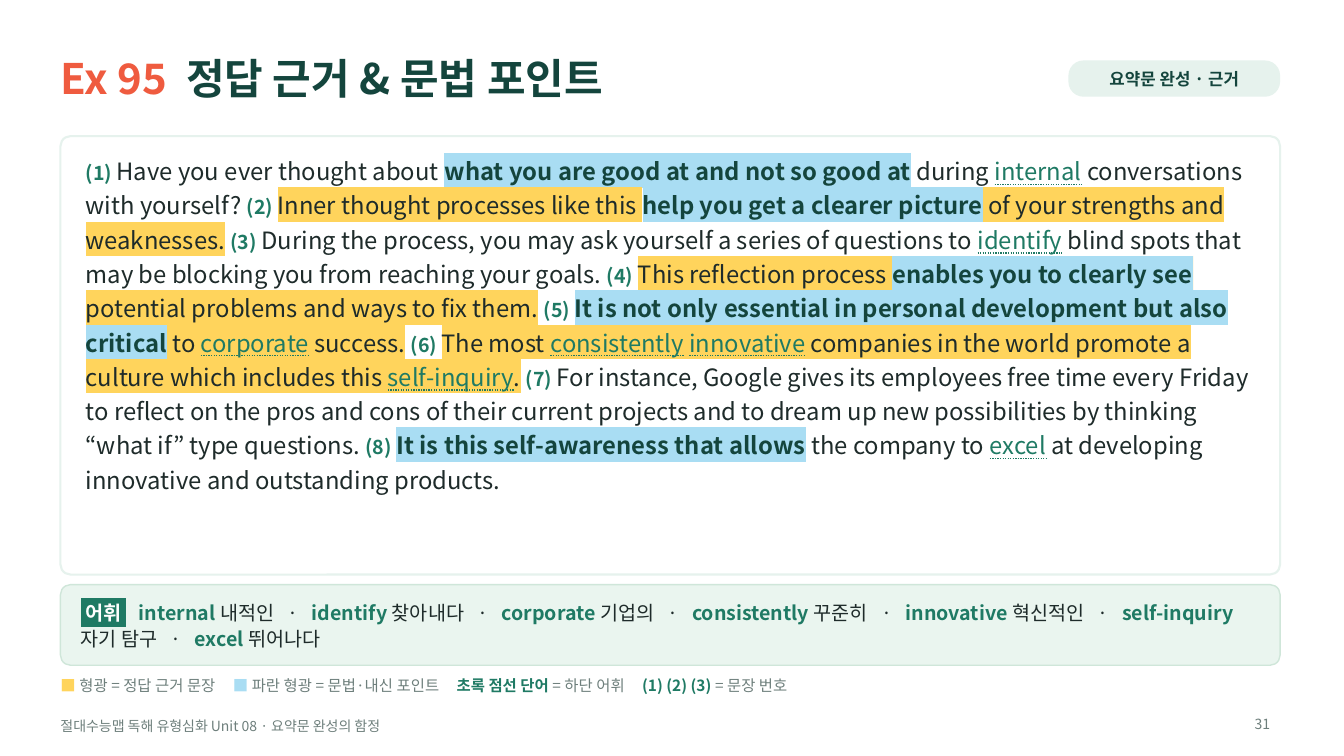
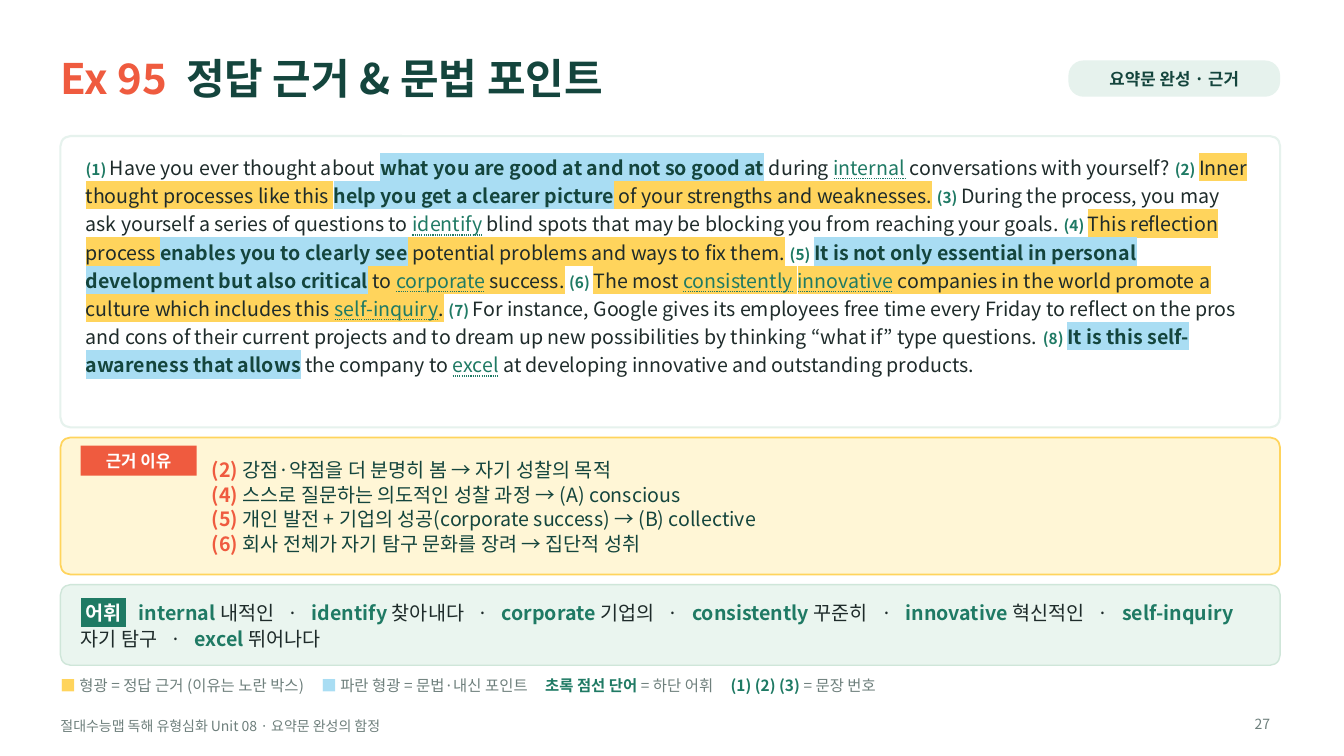
Before and after one commit to HUFSDavid/HUFSDavid, a slide deck: slide 27 of 절대수능맵_독해유형심화_Unit08_수업PPT.pptx (slide 31 before the commit). Drawn at 1344x756 pixels with LibreOffice and Linux fonts; fonts in the diff are those of the drawing. Boxes give left, top, right and bottom in pixels: in the first picture for what was removed or moved away, otherwise in the second. Text is boxed around its words. In the diff, an @@ line names an element or a change of style, - is before the commit and + after.

```diff
--- a/절대수능맵_독해유형심화_Unit08_수업PPT.pptx
+++ b/절대수능맵_독해유형심화_Unit08_수업PPT.pptx
@@ rounded rectangle: place and size @@
-rounded rectangle at [60,136,1280,575]
+rounded rectangle at [60,136,1280,427]
@@ rounded rectangle at [60,136,1280,427]: proportions changed @@
@@ text "(1) Have you ever thought ..." at [86,155,1247,377]: size 14 to 11 pt in "(1) (2) (3) (4) (5) (6) (7) ..."; size 17 to 14 pt @@
@@ rounded rectangle added at [60,438,1280,575], fill #FFF6D6, outline #FFD45C 1.25 pt @@
@@ rectangle added at [81,446,197,476], fill #EF5B3F, 12 pt, text #FFFFFF, bold @@
+근거 이유
@@ text added at [212,460,756,555], 14 pt, text #14453D @@
+(2) 강점·약점을 더 분명히 봄 → 자기 성찰의 목적
+(4) 스스로 질문하는 의도적인 성찰 과정 → (A) conscious
+(5) 개인 발전 + 기업의 성공(corporate success) → (B) collective
+(6) 회사 전체가 자기 탐구 문화를 장려 → 집단적 성취
@@ text at [79,678,875,694]: text changed @@
-■ 형광 = 정답 근거 문장 ■ 파란 형광 = 문법·내신 포인트 초록 점선 단어 = 하단 어휘 (1) (2) (3) = 문장 번호
+■ 형광 = 정답 근거 (이유는 노란 박스) ■ 파란 형광 = 문법·내신 포인트 초록 점선 단어 = 하단 어휘 (1) (2) (3) = 문장 번호
@@ page number at [1255,718,1271,729]: text changed @@
-31
+27
```
Also in this commit, not shown: 27 other slides changed, 23 slides added, 40 slides removed, 5 other files.
